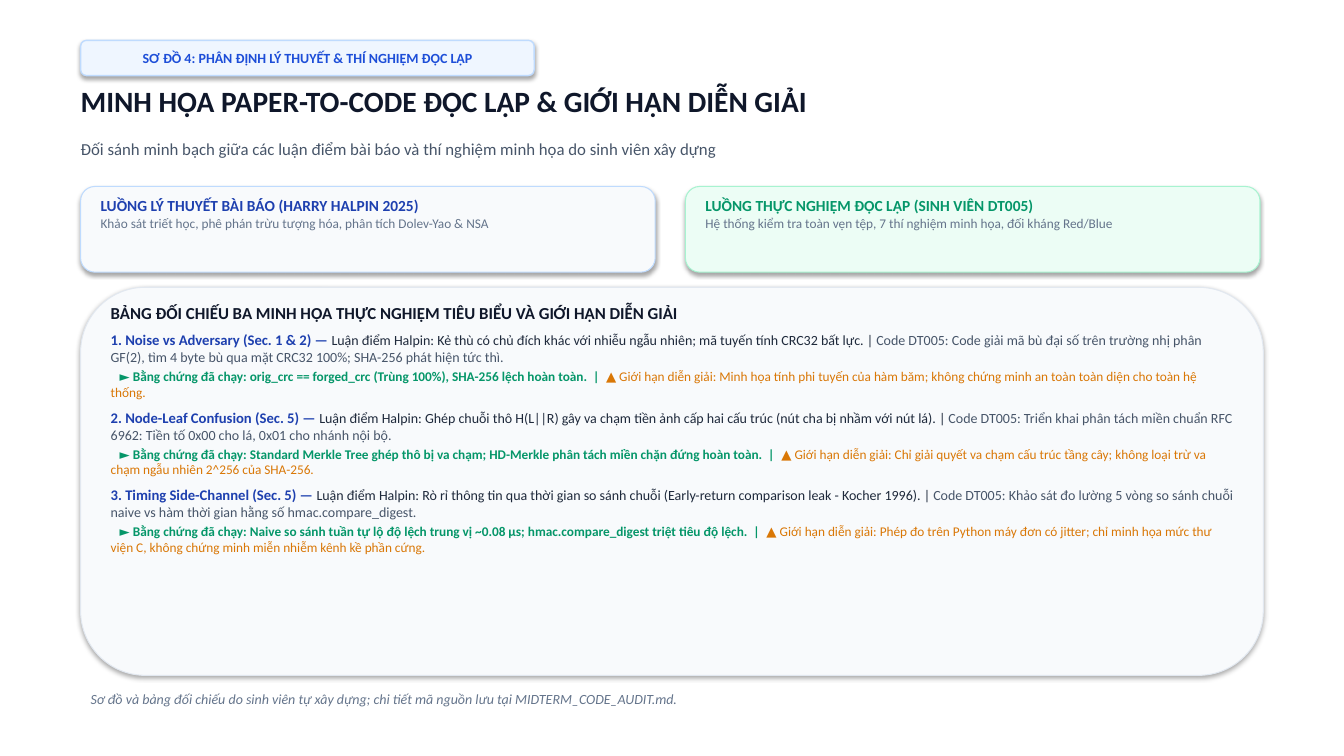
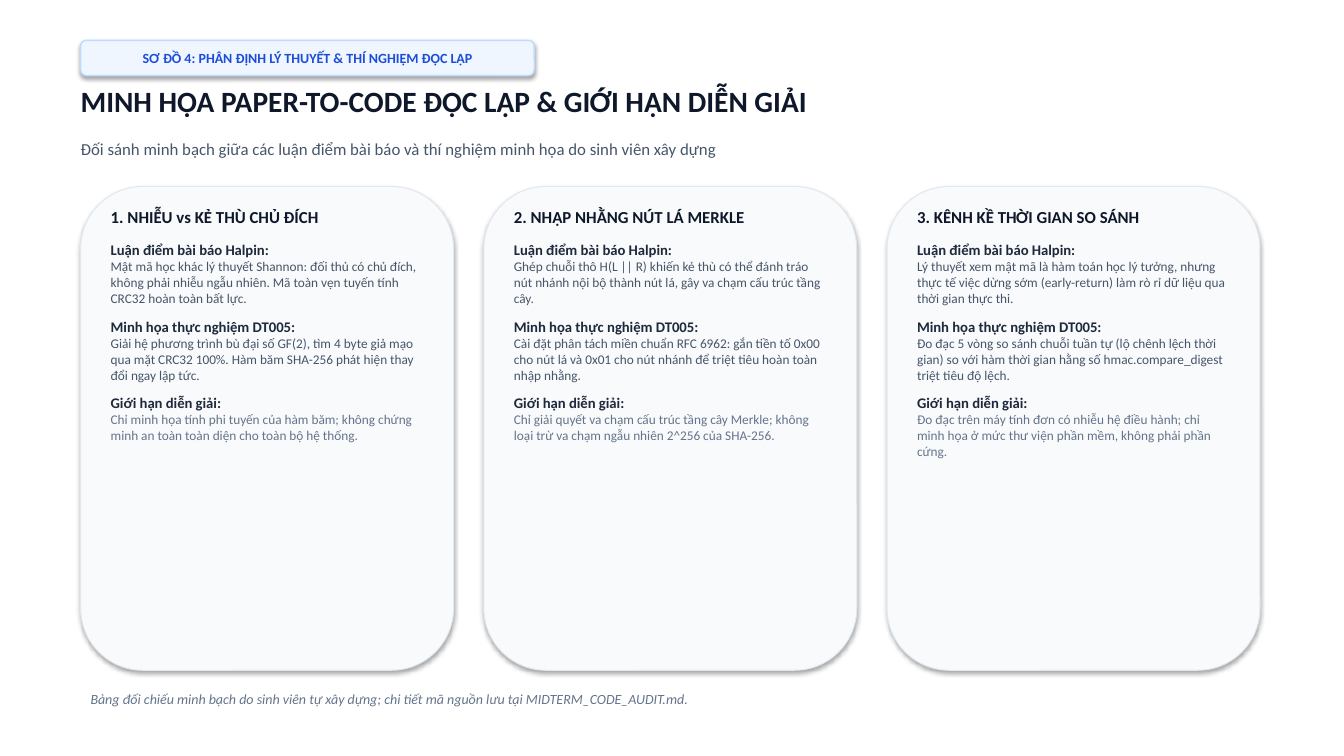
Before and after one commit to kietvo5924/ATBMHTTT_DT005_FileIntegrity, a slide deck: slide 11 of Bao_Cao_Giua_Ky_DT05_Final.pptx. Drawn at 1344x756 pixels with LibreOffice and Linux fonts; fonts in the diff are those of the drawing. Boxes give left, top, right and bottom in pixels: in the first picture for what was removed or moved away, otherwise in the second. Text is boxed around its words. In the diff, an @@ line names an element or a change of style, - is before the commit and + after.

```diff
--- a/Bao_Cao_Giua_Ky_DT05_Final.pptx
+++ b/Bao_Cao_Giua_Ky_DT05_Final.pptx
@@ rounded rectangle: place and size @@
-rounded rectangle at (81, 187, 655, 272)
+rounded rectangle at (81, 187, 454, 670)
@@ rounded rectangle at (81, 187, 454, 670): outline #BFDBFE 0.75 pt to #E2E8F0 0.75 pt @@
@@ text at (111, 209, 416, 442): text changed; text colour #64748B to #475569 @@
-LUỒNG LÝ THUYẾT BÀI BÁO (HARRY HALPIN 2025)
-Khảo sát triết học, phê phán trừu tượng hóa, phân tích Dolev-Yao & NSA
+1. NHIỄU vs KẺ THÙ CHỦ ĐÍCH
+Luận điểm bài báo Halpin:
+Mật mã học khác lý thuyết Shannon: đối thủ có chủ đích, không phải nhiễu ngẫu nhiên. Mã toàn vẹn tuyến tính CRC32 hoàn toàn bất lực.
+Minh họa thực nghiệm DT005:
+Giải hệ phương trình bù đại số GF(2), tìm 4 byte giả mạo qua mặt CRC32 100%. Hàm băm SHA-256 phát hiện thay đổi ngay lập tức.
+Giới hạn diễn giải:
+Chỉ minh họa tính phi tuyến của hàm băm; không chứng minh an toàn toàn diện cho toàn bộ hệ thống.
@@ rounded rectangle: place and size @@
-rounded rectangle at (686, 187, 1260, 272)
+rounded rectangle at (484, 187, 857, 670)
@@ rounded rectangle at (484, 187, 857, 670): fill #ECFDF5 to #F8FAFC; outline #A7F3D0 0.75 pt to #E2E8F0 0.75 pt @@
@@ text at (514, 209, 820, 442): text changed; text colour #64748B to #475569 @@
-LUỒNG THỰC NGHIỆM ĐỘC LẬP (SINH VIÊN DT005)
-Hệ thống kiểm tra toàn vẹn tệp, 7 thí nghiệm minh họa, đối kháng Red/Blue
+2. NHẬP NHẰNG NÚT LÁ MERKLE
+Luận điểm bài báo Halpin:
+Ghép chuỗi thô H(L || R) khiến kẻ thù có thể đánh tráo nút nhánh nội bộ thành nút lá, gây va chạm cấu trúc tầng cây.
+Minh họa thực nghiệm DT005:
+Cài đặt phân tách miền chuẩn RFC 6962: gắn tiền tố 0x00 cho nút lá và 0x01 cho nút nhánh để triệt tiêu hoàn toàn nhập nhằng.
+Giới hạn diễn giải:
+Chỉ giải quyết va chạm cấu trúc tầng cây Merkle; không loại trừ va chạm ngẫu nhiên 2^256 của SHA-256.
@@ rounded rectangle: place and size @@
-rounded rectangle at (81, 287, 1263, 676)
+rounded rectangle at (887, 187, 1260, 670)
@@ text at (917, 209, 1225, 458): text changed; text colour #D97706 to #475569 @@
-BẢNG ĐỐI CHIẾU BA MINH HỌA THỰC NGHIỆM TIÊU BIỂU VÀ GIỚI HẠN DIỄN GIẢI
-1. Noise vs Adversary (Sec. 1 & 2) — Luận điểm Halpin: Kẻ thù có chủ đích khác với nhiễu ngẫu nhiên; mã tuyến tính CRC32 bất lực. | Code DT005: Code giải mã bù đại số trên trường nhị phân GF(2), tìm 4 byte bù qua mặt CRC32 100%; SHA-256 phát hiện tức thì.
-► Bằng chứng đã chạy: orig_crc == forged_crc (Trùng 100%), SHA-256 lệch hoàn toàn. | ▲ Giới hạn diễn giải: Minh họa tính phi tuyến của hàm băm; không chứng minh an toàn toàn diện cho toàn hệ thống.
-2. Node-Leaf Confusion (Sec. 5) — Luận điểm Halpin: Ghép chuỗi thô H(L||R) gây va chạm tiền ảnh cấp hai cấu trúc (nút cha bị nhầm với nút lá). | Code DT005: Triển khai phân tách miền chuẩn RFC 6962: Tiền tố 0x00 cho lá, 0x01 cho nhánh nội bộ.
-► Bằng chứng đã chạy: Standard Merkle Tree ghép thô bị va chạm; HD-Merkle phân tách miền chặn đứng hoàn toàn. | ▲ Giới hạn diễn giải: Chỉ giải quyết va chạm cấu trúc tầng cây; không loại trừ va chạm ngẫu nhiên 2^256 của SHA-256.
-3. Timing Side-Channel (Sec. 5) — Luận điểm Halpin: Rò rỉ thông tin qua thời gian so sánh chuỗi (Early-return comparison leak - Kocher 1996). | Code DT005: Khảo sát đo lường 5 vòng so sánh chuỗi naive vs hàm thời gian hằng số hmac.compare_digest.
-► Bằng chứng đã chạy: Naive so sánh tuần tự lộ độ lệch trung vị ~0.08 µs; hmac.compare_digest triệt tiêu độ lệch. | ▲ Giới hạn diễn giải: Phép đo trên Python máy đơn có jitter; chỉ minh họa mức thư viện C, không chứng minh miễn nhiễm kênh kề phần cứng.
+3. KÊNH KỀ THỜI GIAN SO SÁNH
+Luận điểm bài báo Halpin:
+Lý thuyết xem mật mã là hàm toán học lý tưởng, nhưng thực tế việc dừng sớm (early-return) làm rò rỉ dữ liệu qua thời gian thực thi.
+Minh họa thực nghiệm DT005:
+Đo đạc 5 vòng so sánh chuỗi tuần tự (lộ chênh lệch thời gian) so với hàm thời gian hằng số hmac.compare_digest triệt tiêu độ lệch.
+Giới hạn diễn giải:
+Đo đạc trên máy tính đơn có nhiễu hệ điều hành; chỉ minh họa ở mức thư viện phần mềm, không phải phần cứng.
@@ text at (91, 693, 688, 707): text changed @@
-Sơ đồ và bảng đối chiếu do sinh viên tự xây dựng; chi tiết mã nguồn lưu tại MIDTERM_CODE_AUDIT.md.
+Bảng đối chiếu minh bạch do sinh viên tự xây dựng; chi tiết mã nguồn lưu tại MIDTERM_CODE_AUDIT.md.
```
Also in this commit, not shown: 3 other slides changed, 20 other files.
